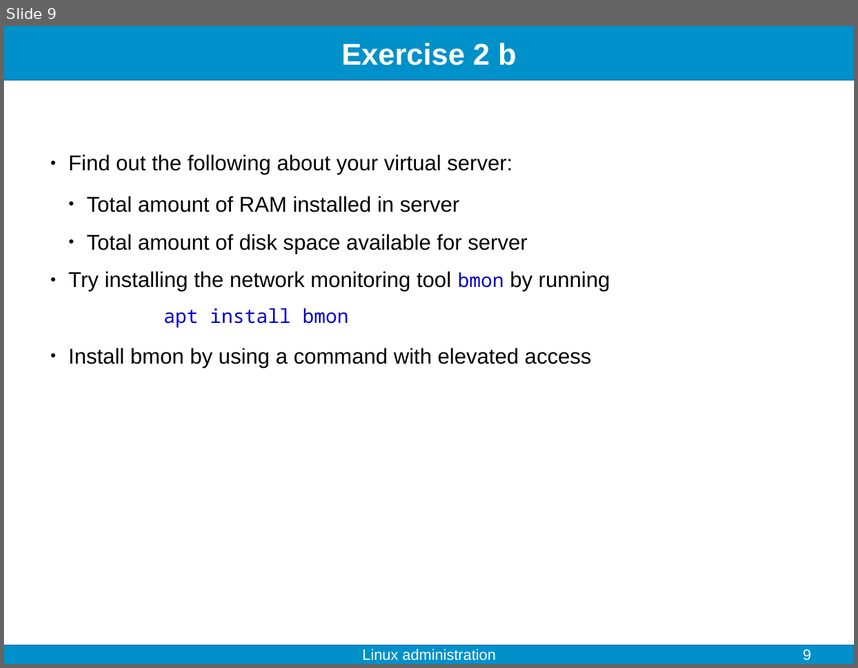
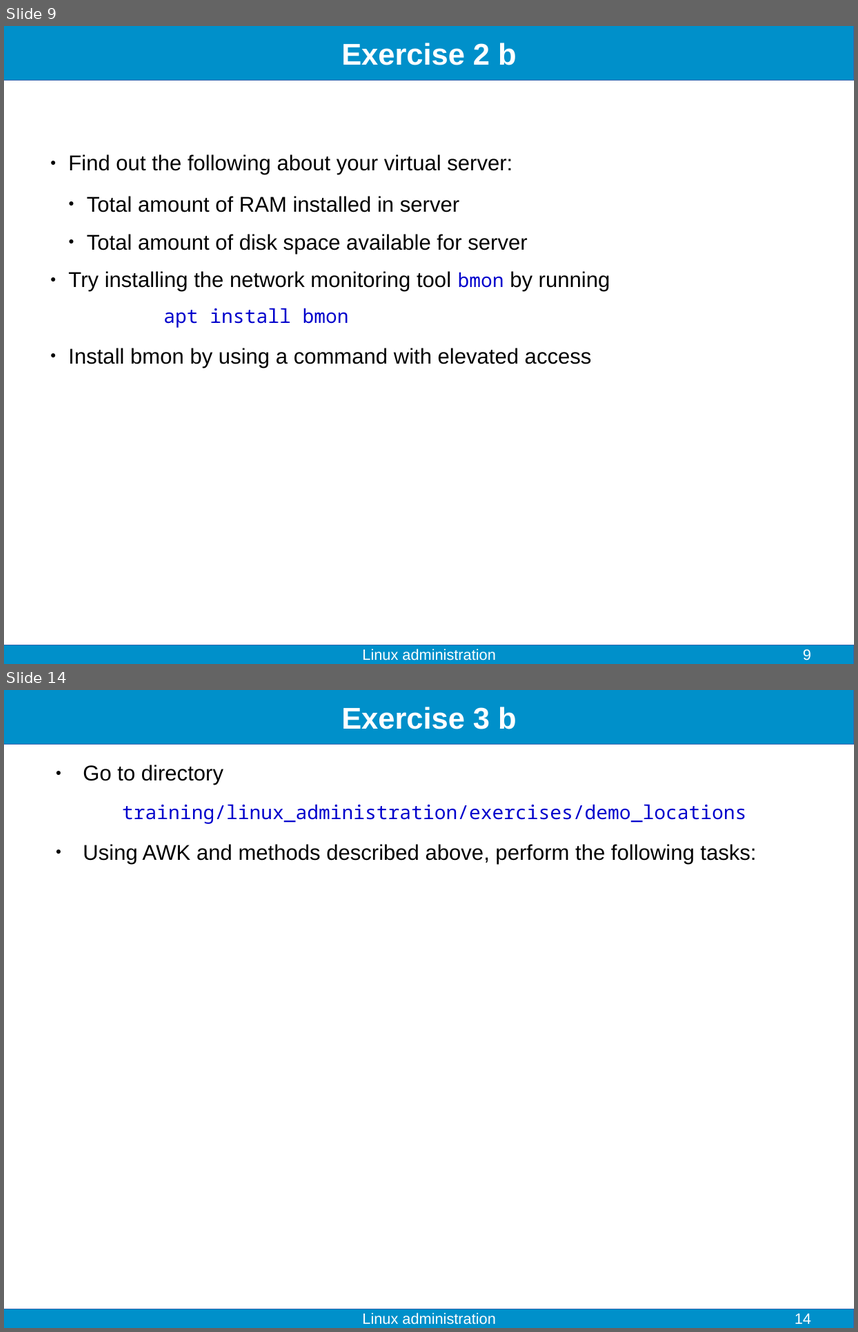
Before and after one commit to fjelltopp/training, a slide deck: linux_administration/linux_administration.odp. Shown one above the other, each under a label of ours: slide 9 before the commit, slides 9 and 14 after it; the slides between them are not shown. The pictures are 858x668 and 858x1332 pixels, drawn with LibreOffice and Linux fonts; fonts in the diff are those of the drawing. Boxes give left, top, right and bottom in pixels: in the first picture for what was removed or moved away, otherwise in the second. Text is boxed around its words. In the diff, an @@ line names an element or a change of style, - is before the commit and + after.

```diff
--- a/linux_administration/linux_administration.odp
+++ b/linux_administration/linux_administration.odp
@@ slide 14 added at box(4, 690, 854, 1328), background #FFFFFF; not listed: 2 template elements that a slide beside it also shows @@
@@ title added at box(341, 707, 517, 729), 28 pt, text #FFFFFF, bold @@
+Exercise 3 b
@@ text added at box(83, 765, 756, 864), 20 pt, text #000000 @@
+● Go to directory
+training/linux_administration/exercises/demo_locations
+● Using AWK and methods described above, perform the following tasks:
@@ text added at box(362, 1312, 495, 1324), 14 pt, text #FFFFFF @@
+Linux administration
@@ page number added at box(795, 1313, 811, 1323), 14 pt, text #FFFFFF @@
+14
```
Also in this commit, not shown: 4 slides changed, 3 other slides added, 1 other file.
